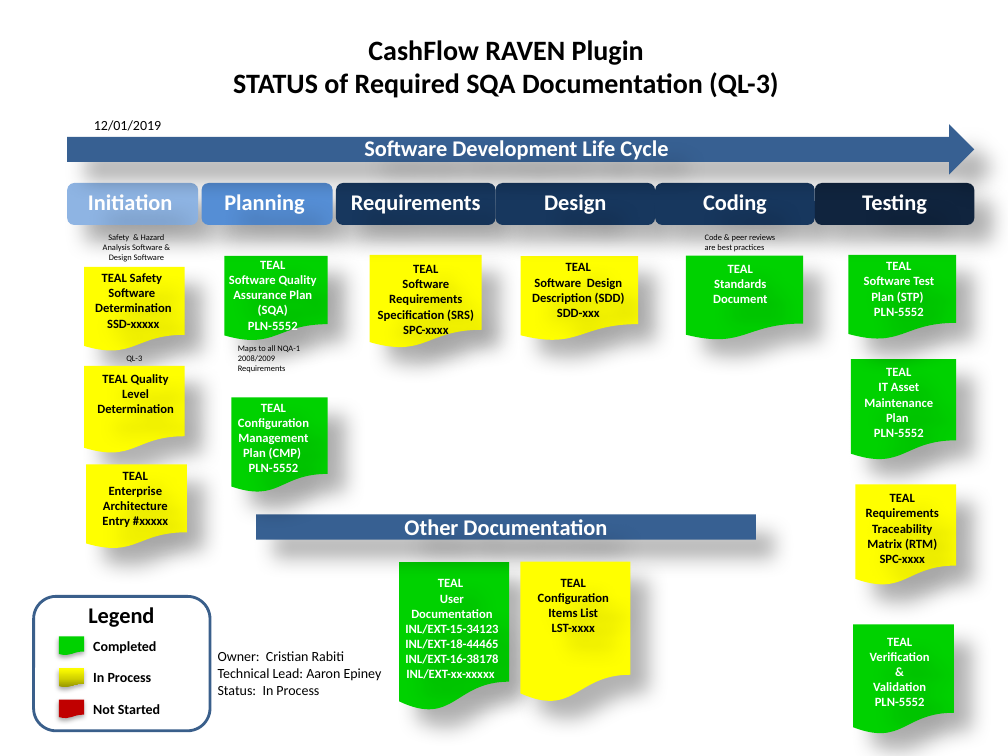
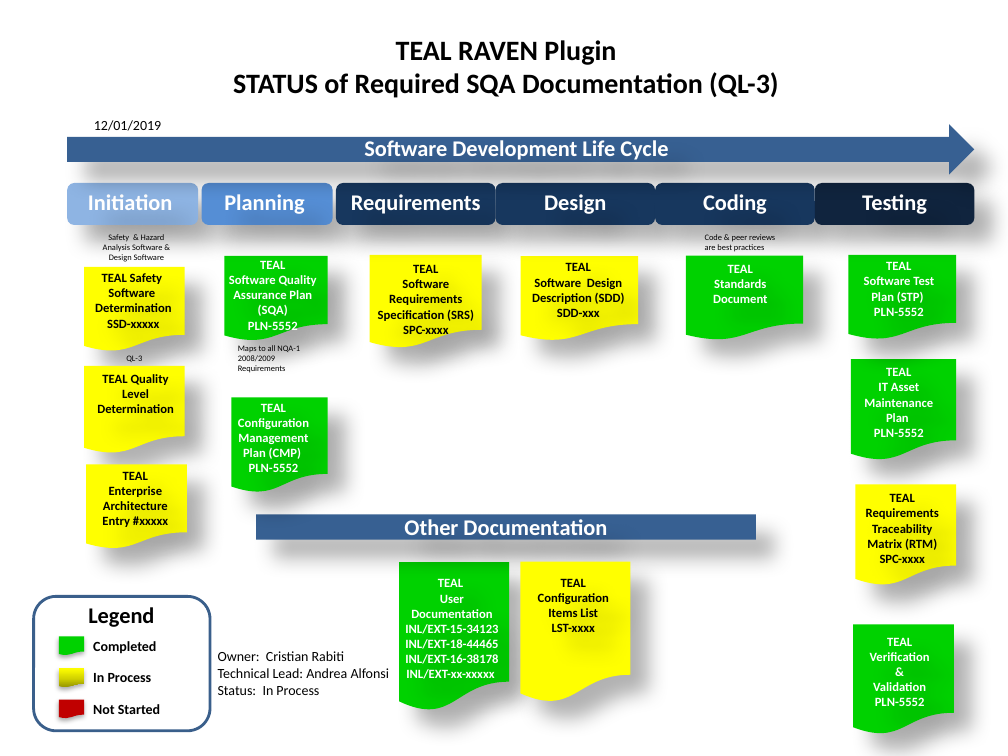
Before and after one commit to idaholab/TEAL, a slide deck: slide 1 of doc/sqa/TEAL_SQA_Status_Dashboard.pptx. Drawn at 1008x756 pixels with LibreOffice and Linux fonts; fonts in the diff are those of the drawing. Boxes give left, top, right and bottom in pixels: in the first picture for what was removed or moved away, otherwise in the second. Text is boxed around its words. In the diff, an @@ line names an element or a change of style, - is before the commit and + after.

```diff
--- a/doc/sqa/TEAL_SQA_Status_Dashboard.pptx
+++ b/doc/sqa/TEAL_SQA_Status_Dashboard.pptx
@@ text at [396,40,616,65]: text changed @@
-CashFlow RAVEN Plugin
+TEAL RAVEN Plugin
@@ text at [218,668,390,678]: text changed @@
-Technical Lead: Aaron Epiney
+Technical Lead: Andrea Alfonsi
```
Also in this commit, not shown: 20 other files.
